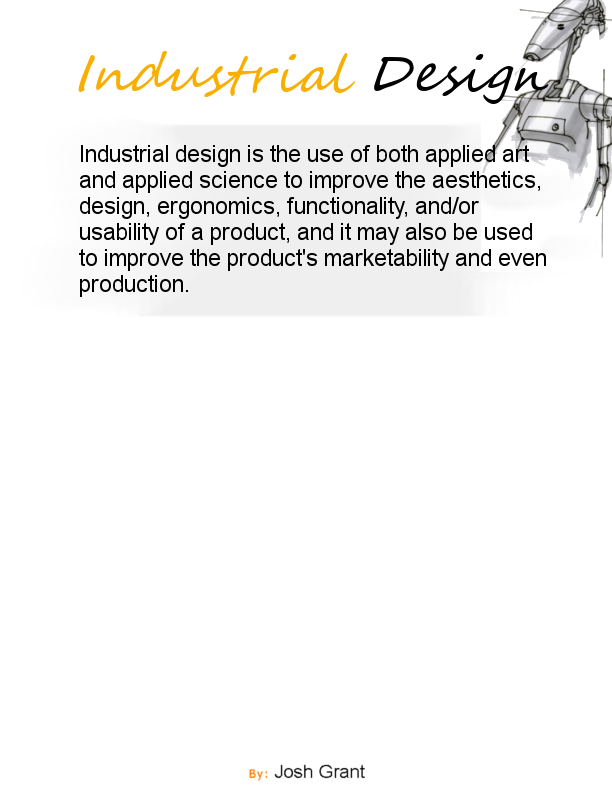
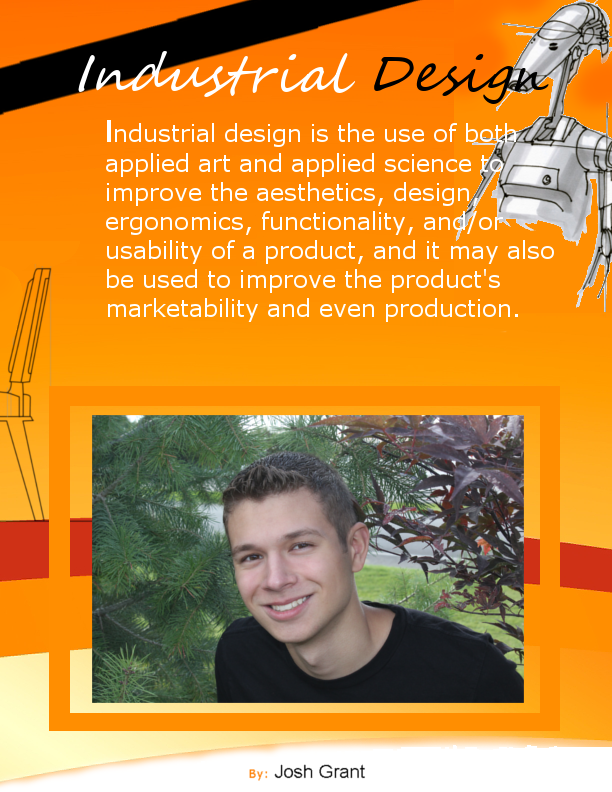
Layer changes from the first (612, 792) image to the second:
painted on "Industrial design is the use o..." over [79, 120, 554, 322]
added layer "2016 044.JPG" above "Industrial Design" over [92, 415, 524, 703]
painted on "Industrial Design" over [78, 51, 356, 97]
added layer "1926opop2vt8ejpg.jpg" above "brown-frame-hi.png" over [454, 0, 612, 372]
added layer "brown-frame-hi.png" above "sketching_product.png" over [49, 386, 560, 731]
added layer "sketching_product.png" above "9135.png" over [0, 241, 106, 529]
added layer "9135.png" above "Orange-background.png" over [0, 0, 424, 116]
added layer "Orange-background.png" above "Background" over [0, 0, 612, 790]
painted on "Background" over [0, 0, 612, 754]
